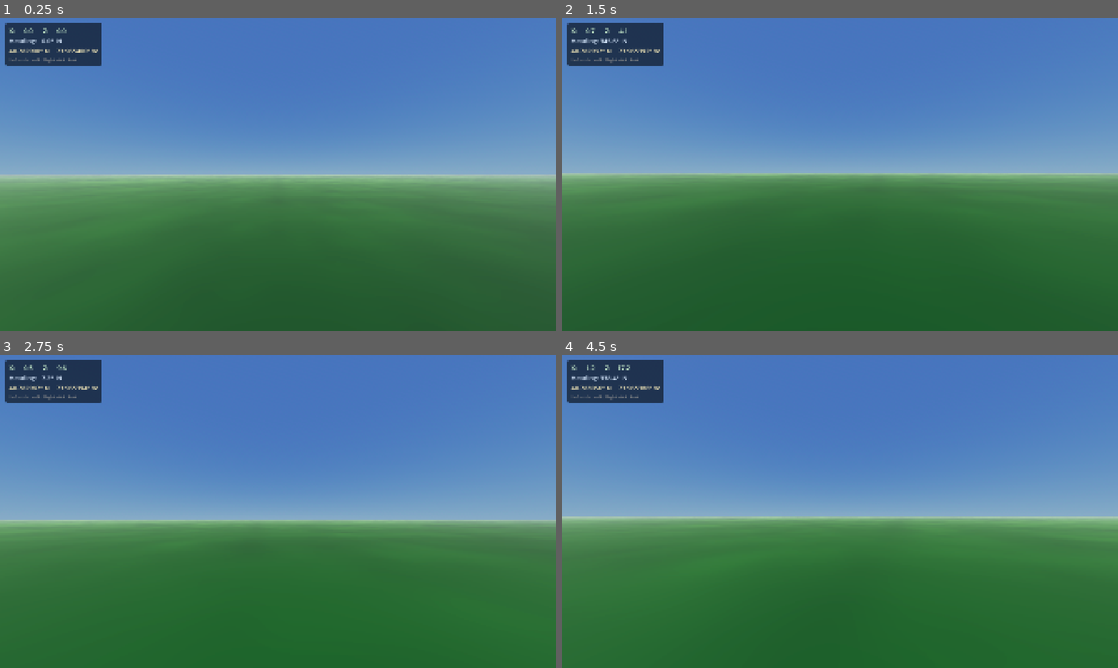
Above: before the commit, frames 1-4 (two rows, left to right).
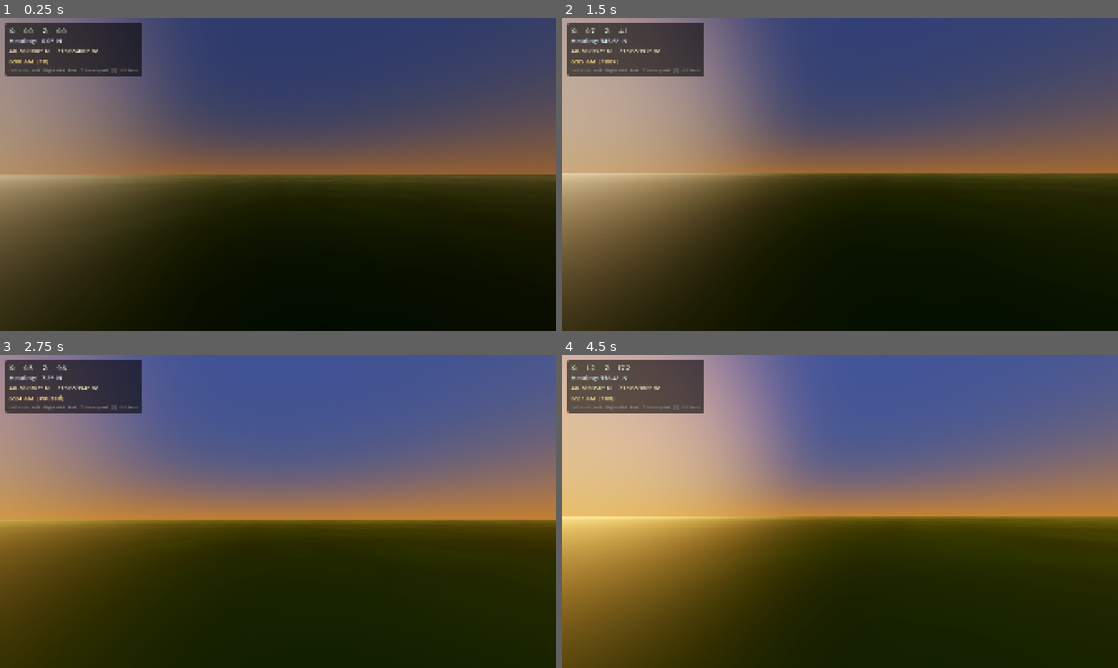
Above: after the commit, the same moments.

Repository: Central-Park-Walk/central-park-walk
Game: Godot game, scene res://main.tscn
Two runs of this game, one before a commit and one after it. Both use one fixed random seed, a clock stepped at 60 frames per second and the inputs below.
Inputs (mouse positions are in pixels of both pictures, inside the frame that each line leads up to):
- Up to frame 1 (0.25 s): no input
- Up to frame 2 (1.5 s): tap Enter at 0.5 s; move the mouse to (867, 174) at 0.52 s; hold W from 0.53 s (still down); tap T at 0.6, 1.35 s; tap Space at 1.25 s; move the mouse to (812, 174) at 1.27 s
- Up to frame 3 (2.75 s): keep holding W; tap Enter at 2 s; move the mouse to (289, 505) at 2.02 s; tap F at 2.1 s; tap T at 2.3 s
- Up to frame 4 (4.5 s): keep holding W; tap Space at 2.75, 4.25 s; move the mouse to (834, 517) at 2.77 s; tap T at 2.85, 3.6 s; tap Enter at 3.5 s; move the mouse to (878, 514) at 3.52 s; move the mouse to (795, 508) at 4.27 s; tap F at 4.35 s

The runs differ from the first frame. In frame 1, 100% of the frame differs, in the area x 0-100%, y 0-100%; in frame 2, 100%; in frame 3, 99%; in frame 4, 100%.

Commit message:
Add smooth day/night cycle with 5 keyframes and lamppost emission
Replaces hardcoded night-only lighting with a continuous time-of-day
system interpolating ~30 environment properties (sky colors, sun
angle/color/energy, ambient, glow, SSAO, fog, exposure, color grading,
lamppost emission) across pre-dawn, sunrise, noon, sunset, and night
keyframes. Controls: T cycles speed (1x/10x/100x/Paused), [/] nudge
±1 hour. HUD shows current time. Lampposts fade on at dusk, off at dawn.

Co-Authored-By: Claude Opus 4.6 <noreply@anthropic.com>

Diff:
--- a/main.gd
+++ b/main.gd
@@ -23,14 +23,36 @@
 var _heading_label: Label
 var _latlon_label:  Label
 
+# ---------------------------------------------------------------------------
+# Day/night cycle
+# ---------------------------------------------------------------------------
+var _time_of_day: float = 6.0        # hours [0..24), start at dawn
+var _time_speed: float  = 0.004      # game-hours per real-second (~100 min full cycle)
+var _time_speed_idx: int = 0
+const TIME_SPEEDS: Array = [0.004, 0.04, 0.4, 0.0]
+const TIME_SPEED_NAMES: Array = ["1x", "10x", "100x", "Paused"]
+
+var _env: Environment
+var _sky_mat: ProceduralSkyMaterial
+var _sun: DirectionalLight3D
+var _lamp_mat: StandardMaterial3D
+var _time_label: Label
+
+# 5 keyframes defining the full day/night cycle
+# Night (21→5) wraps seamlessly; 8 hours of steady darkness.
+var _keyframes: Array = []
+const _KF_HOURS: Array = [5.0, 6.5, 12.0, 19.0, 21.0]
+
 
 func _ready() -> void:
+	_build_keyframes()
 	_load_heightmap()
 	_setup_environment()
 	_setup_ground()
 	_setup_park()
 	_player = _setup_player()
 	_setup_hud()
+	_apply_time_of_day()
 	# Auto-screenshot for dev review (remove when done)
 	get_tree().create_timer(4.0).timeout.connect(_take_screenshot)
 
@@ -82,9 +104,17 @@
 
 
 # ---------------------------------------------------------------------------
-# Per-frame HUD update
-# ---------------------------------------------------------------------------
-func _process(_delta: float) -> void:
+# Per-frame update: time + HUD
+# ---------------------------------------------------------------------------
+func _process(delta: float) -> void:
+	# Advance clock
+	_time_of_day += _time_speed * delta
+	if _time_of_day >= 24.0:
+		_time_of_day -= 24.0
+	elif _time_of_day < 0.0:
+		_time_of_day += 24.0
+	_apply_time_of_day()
+
 	if not _player or not _coord_label:
 		return
 
@@ -102,10 +132,34 @@
 	var lon :=  REF_LON + ( pos.x / METRES_PER_DEG_LON)
 	_latlon_label.text  = "%.6f° N    %.6f° W" % [lat, absf(lon)]
 
+	# Time of day display
+	if _time_label:
+		var h12: int = int(_time_of_day) % 12
+		if h12 == 0:
+			h12 = 12
+		var mins: int = int(fmod(_time_of_day, 1.0) * 60.0)
+		var ampm: String = "AM" if _time_of_day < 12.0 else "PM"
+		_time_label.text = "%d:%02d %s  [%s]" % [h12, mins, ampm, TIME_SPEED_NAMES[_time_speed_idx]]
+
 
 func _compass_label(deg: float) -> String:
 	var labels := ["N", "NE", "E", "SE", "S", "SW", "W", "NW"]
 	return labels[int(fmod(deg + 22.5, 360.0) / 45.0) % 8]
+
+
+func _unhandled_input(event: InputEvent) -> void:
+	if not (event is InputEventKey and event.pressed):
+		return
+	if event.keycode == KEY_T:
+		_time_speed_idx = (_time_speed_idx + 1) % TIME_SPEEDS.size()
+		_time_speed = TIME_SPEEDS[_time_speed_idx]
+		print("Time speed: ", TIME_SPEED_NAMES[_time_speed_idx])
+	elif event.keycode == KEY_BRACKETLEFT:
+		_time_of_day = fmod(_time_of_day - 1.0 + 24.0, 24.0)
+		print("Time: %.1f h" % _time_of_day)
+	elif event.keycode == KEY_BRACKETRIGHT:
+		_time_of_day = fmod(_time_of_day + 1.0, 24.0)
+		print("Time: %.1f h" % _time_of_day)
 
 
 # ---------------------------------------------------------------------------
@@ -121,91 +175,344 @@
 	return ImageTexture.create_from_image(img)
 
 
-func _load_sky_material() -> Material:
-	var path := "res://textures/sky.hdr"
-	if FileAccess.file_exists(path):
-		var img := Image.load_from_file(path)
-		if img:
-			img.generate_mipmaps()
-			var tex := ImageTexture.create_from_image(img)
-			var pan := PanoramaSkyMaterial.new()
-			pan.panorama          = tex
-			pan.energy_multiplier = 0.6   # dim raw HDR to avoid blowout
-			print("Sky: loaded HDR panorama")
-			return pan
-	print("Sky: procedural fallback")
-	var proc := ProceduralSkyMaterial.new()
-	proc.sky_top_color        = Color(0.13, 0.40, 0.82)
-	proc.sky_horizon_color    = Color(0.58, 0.78, 0.96)
-	proc.ground_bottom_color  = Color(0.06, 0.14, 0.04)
-	proc.ground_horizon_color = Color(0.24, 0.42, 0.14)
-	proc.sun_angle_max        = 30.0
-	proc.sun_curve            = 0.06
-	return proc
-
-
 func _setup_environment() -> void:
-	var sky_mat: Material = _load_sky_material()
+	_sky_mat = ProceduralSkyMaterial.new()
 
 	var sky := Sky.new()
-	sky.sky_material = sky_mat
-
-	var env := Environment.new()
-	env.background_mode      = Environment.BG_SKY
-	env.sky                  = sky
-	env.ambient_light_source  = Environment.AMBIENT_SOURCE_SKY
-	env.ambient_light_energy  = 0.30   # was 0.45 — less fill light = more contrast
-	env.tonemap_mode          = Environment.TONE_MAPPER_FILMIC
-	env.tonemap_exposure      = 0.75   # pull down overall exposure
-	env.tonemap_white         = 6.0    # raise white point so highlights compress more gently
-	env.glow_enabled           = true
-	env.glow_intensity         = 0.28   # was 0.10 — sky/water highlights shimmer
-	env.glow_bloom             = 0.04   # was 0.01
-	env.glow_strength          = 1.2
-	env.glow_hdr_threshold     = 0.85
-	env.glow_hdr_luminance_cap = 2.0
-
-	# SSAO — contact shadows at tree bases, path edges, building corners
-	env.ssao_enabled   = true
-	env.ssao_radius    = 1.5
-	env.ssao_intensity = 2.0
-	env.ssao_power     = 1.8
-	env.ssao_detail    = 0.5
-
-	# SSIL — indirect light bounce (grass→tree bases, sky→path edges)
-	env.ssil_enabled   = true
-	env.ssil_radius    = 5.0
-	env.ssil_intensity = 1.2
-	env.ssil_sharpness = 0.98
-
-	# Color grading — richer park greens, snappier midtones
-	env.adjustment_enabled    = true
-	env.adjustment_saturation = 1.18
-	env.adjustment_contrast   = 1.06
-	env.adjustment_brightness = 0.98
-
-	# Atmospheric haze — cool NYC blue-grey, thickens toward horizon
-	env.fog_enabled           = true
-	env.fog_light_color       = Color(0.72, 0.78, 0.88)   # cool blue-grey
-	env.fog_light_energy      = 1.0
-	env.fog_sun_scatter       = 0.25   # subtle glow toward sun direction
-	env.fog_density           = 0.0018 # gentle — noticeable at ~400 m, heavy at ~1.5 km
-	env.fog_aerial_perspective = 0.6   # blend fog with sky at horizon for depth
-	env.fog_sky_affect        = 0.5    # also haze the sky dome slightly
+	sky.sky_material = _sky_mat
+
+	_env = Environment.new()
+	_env.background_mode       = Environment.BG_SKY
+	_env.sky                   = sky
+	_env.ambient_light_source  = Environment.AMBIENT_SOURCE_COLOR
+	_env.tonemap_mode          = Environment.TONE_MAPPER_FILMIC
+	_env.glow_enabled          = true
+	_env.ssao_enabled          = true
+	_env.ssao_detail           = 0.5
+	_env.ssil_enabled          = true
+	_env.ssil_radius           = 5.0
+	_env.ssil_sharpness        = 0.98
+	_env.adjustment_enabled    = true
+	_env.fog_enabled           = true
 
 	var world_env := WorldEnvironment.new()
-	world_env.environment = env
+	world_env.environment = _env
 	add_child(world_env)
 
-	var sun := DirectionalLight3D.new()
-	sun.rotation_degrees = Vector3(-55.0, -30.0, 0.0)
-	sun.light_energy     = 1.3
-	sun.light_color      = Color(1.00, 0.95, 0.85)
-	sun.shadow_enabled   = true
-	sun.directional_shadow_max_distance    = 300.0   # was ~100 — shadows visible further
-	sun.directional_shadow_split_1         = 0.08    # tighter near cascade = crisper close shadows
-	sun.directional_shadow_pancake_size    = 20.0
-	add_child(sun)
+	_sun = DirectionalLight3D.new()
+	_sun.shadow_enabled = true
+	_sun.directional_shadow_split_1      = 0.08
+	_sun.directional_shadow_pancake_size = 20.0
+	add_child(_sun)
+
+	print("Sky: day/night cycle — start 6:00 AM")
+
+
+# ---------------------------------------------------------------------------
+# Day/night keyframes
+# ---------------------------------------------------------------------------
+func _build_keyframes() -> void:
+	# ---- 5.0  Pre-dawn ----
+	_keyframes.append({
+		"hour": 5.0,
+		"sky_top":        Color(0.02, 0.03, 0.08),
+		"sky_horizon":    Color(0.10, 0.08, 0.14),
+		"gnd_bottom":     Color(0.01, 0.01, 0.02),
+		"gnd_horizon":    Color(0.06, 0.05, 0.10),
+		"sun_angle_max":  3.0,
+		"sun_curve":      0.01,
+		"ambient_color":  Color(0.06, 0.07, 0.14),
+		"ambient_energy": 0.25,
+		"exposure":       1.3,
+		"white":          5.0,
+		"glow_intensity": 0.6,
+		"glow_bloom":     0.10,
+		"glow_strength":  1.4,
+		"glow_threshold": 0.5,
+		"glow_cap":       3.0,
+		"ssao_radius":    2.0,
+		"ssao_intensity": 2.8,
+		"ssao_power":     2.0,
+		"ssil_intensity": 0.5,
+		"saturation":     0.55,
+		"contrast":       1.10,
+		"brightness":     0.92,
+		"fog_color":      Color(0.06, 0.07, 0.14),
+		"fog_energy":     0.5,
+		"fog_scatter":    0.05,
+		"fog_density":    0.0020,
+		"fog_aerial":     0.7,
+		"fog_sky_affect": 0.8,
+		"sun_energy":     0.6,
+		"sun_color":      Color(0.65, 0.72, 0.95),
+		"sun_pitch":      -10.0,
+		"sun_yaw":        -100.0,
+		"shadow_dist":    180.0,
+		"lamp_emission":  2.0,
+	})
+
+	# ---- 6.5  Sunrise / Golden hour ----
+	_keyframes.append({
+		"hour": 6.5,
+		"sky_top":        Color(0.20, 0.35, 0.65),
+		"sky_horizon":    Color(0.90, 0.55, 0.25),
+		"gnd_bottom":     Color(0.08, 0.06, 0.04),
+		"gnd_horizon":    Color(0.50, 0.35, 0.18),
+		"sun_angle_max":  5.0,
+		"sun_curve":      0.08,
+		"ambient_color":  Color(0.40, 0.30, 0.20),
+		"ambient_energy": 0.35,
+		"exposure":       0.85,
+		"white":          4.0,
+		"glow_intensity": 0.5,
+		"glow_bloom":     0.08,
+		"glow_strength":  1.2,
+		"glow_threshold": 0.8,
+		"glow_cap":       5.0,
+		"ssao_radius":    1.5,
+		"ssao_intensity": 2.0,
+		"ssao_power":     1.8,
+		"ssil_intensity": 0.7,
+		"saturation":     1.05,
+		"contrast":       1.08,
+		"brightness":     1.0,
+		"fog_color":      Color(0.55, 0.38, 0.22),
+		"fog_energy":     0.8,
+		"fog_scatter":    0.35,
+		"fog_density":    0.0015,
+		"fog_aerial":     0.6,
+		"fog_sky_affect": 0.5,
+		"sun_energy":     1.8,
+		"sun_color":      Color(1.0, 0.72, 0.38),
+		"sun_pitch":      -15.0,
+		"sun_yaw":        -95.0,
+		"shadow_dist":    250.0,
+		"lamp_emission":  0.0,
+	})
+
+	# ---- 12.0  Noon ----
+	_keyframes.append({
+		"hour": 12.0,
+		"sky_top":        Color(0.18, 0.38, 0.72),
+		"sky_horizon":    Color(0.50, 0.62, 0.80),
+		"gnd_bottom":     Color(0.10, 0.12, 0.08),
+		"gnd_horizon":    Color(0.35, 0.38, 0.30),
+		"sun_angle_max":  1.5,
+		"sun_curve":      0.15,
+		"ambient_color":  Color(0.35, 0.40, 0.50),
+		"ambient_energy": 0.30,
+		"exposure":       0.75,
+		"white":          3.5,
+		"glow_intensity": 0.3,
+		"glow_bloom":     0.05,
+		"glow_strength":  1.0,
+		"glow_threshold": 1.2,
+		"glow_cap":       8.0,
+		"ssao_radius":    1.5,
+		"ssao_intensity": 2.0,
+		"ssao_power":     1.8,
+		"ssil_intensity": 0.8,
+		"saturation":     1.0,
+		"contrast":       1.05,
+		"brightness":     1.0,
+		"fog_color":      Color(0.42, 0.48, 0.58),
+		"fog_energy":     1.0,
+		"fog_scatter":    0.15,
+		"fog_density":    0.0012,
+		"fog_aerial":     0.5,
+		"fog_sky_affect": 0.3,
+		"sun_energy":     2.2,
+		"sun_color":      Color(1.0, 0.96, 0.88),
+		"sun_pitch":      -55.0,
+		"sun_yaw":        -20.0,
+		"shadow_dist":    300.0,
+		"lamp_emission":  0.0,
+	})
+
+	# ---- 19.0  Sunset / Golden hour ----
+	_keyframes.append({
+		"hour": 19.0,
+		"sky_top":        Color(0.15, 0.22, 0.50),
+		"sky_horizon":    Color(0.92, 0.50, 0.20),
+		"gnd_bottom":     Color(0.06, 0.04, 0.03),
+		"gnd_horizon":    Color(0.45, 0.30, 0.15),
+		"sun_angle_max":  5.0,
+		"sun_curve":      0.08,
+		"ambient_color":  Color(0.35, 0.25, 0.18),
+		"ambient_energy": 0.32,
+		"exposure":       0.90,
+		"white":          4.0,
+		"glow_intensity": 0.5,
+		"glow_bloom":     0.10,
+		"glow_strength":  1.3,
+		"glow_threshold": 0.7,
+		"glow_cap":       5.0,
+		"ssao_radius":    1.8,
+		"ssao_intensity": 2.2,
+		"ssao_power":     1.9,
+		"ssil_intensity": 0.6,
+		"saturation":     1.08,
+		"contrast":       1.08,
+		"brightness":     0.98,
+		"fog_color":      Color(0.50, 0.35, 0.20),
+		"fog_energy":     0.8,
+		"fog_scatter":    0.40,
+		"fog_density":    0.0016,
+		"fog_aerial":     0.6,
+		"fog_sky_affect": 0.5,
+		"sun_energy":     1.6,
+		"sun_color":      Color(1.0, 0.65, 0.30),
+		"sun_pitch":      -12.0,
+		"sun_yaw":        95.0,
+		"shadow_dist":    220.0,
+		"lamp_emission":  0.5,
+	})
+
+	# ---- 21.0  Night ----
+	_keyframes.append({
+		"hour": 21.0,
+		"sky_top":        Color(0.01, 0.015, 0.04),
+		"sky_horizon":    Color(0.03, 0.04, 0.08),
+		"gnd_bottom":     Color(0.005, 0.008, 0.012),
+		"gnd_horizon":    Color(0.02, 0.03, 0.06),
+		"sun_angle_max":  3.0,
+		"sun_curve":      0.01,
+		"ambient_color":  Color(0.05, 0.06, 0.12),
+		"ambient_energy": 0.25,
+		"exposure":       1.4,
+		"white":          5.0,
+		"glow_intensity": 0.6,
+		"glow_bloom":     0.12,
+		"glow_strength":  1.5,
+		"glow_threshold": 0.5,
+		"glow_cap":       3.0,
+		"ssao_radius":    2.0,
+		"ssao_intensity": 3.0,
+		"ssao_power":     2.0,
+		"ssil_intensity": 0.6,
+		"saturation":     0.55,
+		"contrast":       1.12,
+		"brightness":     0.92,
+		"fog_color":      Color(0.06, 0.08, 0.14),
+		"fog_energy":     0.5,
+		"fog_scatter":    0.05,
+		"fog_density":    0.0020,
+		"fog_aerial":     0.7,
+		"fog_sky_affect": 0.8,
+		"sun_energy":     0.8,
+		"sun_color":      Color(0.70, 0.78, 1.00),
+		"sun_pitch":      -65.0,
+		"sun_yaw":        40.0,
+		"shadow_dist":    200.0,
+		"lamp_emission":  2.0,
+	})
+
+
+func _find_keyframe_pair(hour: float) -> Array:
+	## Returns [kf_a: Dictionary, kf_b: Dictionary, t: float]
+	var n: int = _keyframes.size()
+	for i in n:
+		var ha: float = float(_keyframes[i]["hour"])
+		var j: int = (i + 1) % n
+		var hb: float = float(_keyframes[j]["hour"])
+		# Handle wrap-around (night 21→pre-dawn 5 spans midnight)
+		var span: float
+		var off: float
+		if hb <= ha:
+			# Wrapping pair (e.g. 21→5 = 8 hours through midnight)
+			span = (hb + 24.0) - ha
+			if hour >= ha:
+				off = hour - ha
+			else:
+				off = (hour + 24.0) - ha
+		else:
+			span = hb - ha
+			off = hour - ha
+		if off >= 0.0 and off < span:
+			var t: float = off / span
+			return [_keyframes[i], _keyframes[j], t]
+	# Fallback (should not happen)
+	return [_keyframes[0], _keyframes[0], 0.0]
+
+
+func _lerp_kf(key: String, a: Dictionary, b: Dictionary, t: float):
+	var va = a[key]
+	var vb = b[key]
+	if va is Color:
+		return (va as Color).lerp(vb as Color, t)
+	else:
+		return lerpf(float(va), float(vb), t)
+
+
+func _apply_time_of_day() -> void:
+	if not _env or not _sky_mat or not _sun:
+		return
+	var pair: Array = _find_keyframe_pair(_time_of_day)
+	var a: Dictionary = pair[0]
+	var b: Dictionary = pair[1]
+	var t: float = float(pair[2])
+
+	# Sky material
+	_sky_mat.sky_top_color        = _lerp_kf("sky_top", a, b, t)
+	_sky_mat.sky_horizon_color    = _lerp_kf("sky_horizon", a, b, t)
+	_sky_mat.ground_bottom_color  = _lerp_kf("gnd_bottom", a, b, t)
+	_sky_mat.ground_horizon_color = _lerp_kf("gnd_horizon", a, b, t)
+	_sky_mat.sun_angle_max        = _lerp_kf("sun_angle_max", a, b, t)
+	_sky_mat.sun_curve            = _lerp_kf("sun_curve", a, b, t)
+
+	# Ambient
+	_env.ambient_light_color  = _lerp_kf("ambient_color", a, b, t)
+	_env.ambient_light_energy = _lerp_kf("ambient_energy", a, b, t)
+
+	# Tonemapping
+	_env.tonemap_exposure = _lerp_kf("exposure", a, b, t)
+	_env.tonemap_white    = _lerp_kf("white", a, b, t)
+
+	# Glow
+	_env.glow_intensity         = _lerp_kf("glow_intensity", a, b, t)
+	_env.glow_bloom             = _lerp_kf("glow_bloom", a, b, t)
+	_env.glow_strength          = _lerp_kf("glow_strength", a, b, t)
+	_env.glow_hdr_threshold     = _lerp_kf("glow_threshold", a, b, t)
+	_env.glow_hdr_luminance_cap = _lerp_kf("glow_cap", a, b, t)
+
+	# SSAO
+	_env.ssao_radius    = _lerp_kf("ssao_radius", a, b, t)
+	_env.ssao_intensity = _lerp_kf("ssao_intensity", a, b, t)
+	_env.ssao_power     = _lerp_kf("ssao_power", a, b, t)
+
+	# SSIL
+	_env.ssil_intensity = _lerp_kf("ssil_intensity", a, b, t)
+
+	# Colour grading
+	_env.adjustment_saturation = _lerp_kf("saturation", a, b, t)
+	_env.adjustment_contrast   = _lerp_kf("contrast", a, b, t)
+	_env.adjustment_brightness = _lerp_kf("brightness", a, b, t)
+
+	# Fog
+	_env.fog_light_color       = _lerp_kf("fog_color", a, b, t)
+	_env.fog_light_energy      = _lerp_kf("fog_energy", a, b, t)
+	_env.fog_sun_scatter       = _lerp_kf("fog_scatter", a, b, t)
+	_env.fog_density           = _lerp_kf("fog_density", a, b, t)
+	_env.fog_aerial_perspective = _lerp_kf("fog_aerial", a, b, t)
+	_env.fog_sky_affect        = _lerp_kf("fog_sky_affect", a, b, t)
+
+	# Sun / moon directional light
+	_sun.light_energy    = _lerp_kf("sun_energy", a, b, t)
+	_sun.light_color     = _lerp_kf("sun_color", a, b, t)
+	var pitch: float     = _lerp_kf("sun_pitch", a, b, t)
+	var yaw: float       = _lerp_kf("sun_yaw", a, b, t)
+	_sun.rotation_degrees = Vector3(pitch, yaw, 0.0)
+	_sun.directional_shadow_max_distance = _lerp_kf("shadow_dist", a, b, t)
+
+	# Lamppost emission
+	if _lamp_mat:
+		var em: float = _lerp_kf("lamp_emission", a, b, t)
+		_lamp_mat.emission_energy_multiplier = em
+		# Fade albedo brightness slightly when lamps are off (daytime)
+		if em < 0.01:
+			_lamp_mat.emission = Color(0.0, 0.0, 0.0)
+		else:
+			_lamp_mat.emission = Color(1.0, 0.85, 0.45) * em
 
 
 
@@ -456,6 +763,9 @@
 	if not _hm_data.is_empty():
 		loader.set_heightmap(_hm_data, _hm_width, _hm_depth, _hm_world_size)
 	add_child(loader)
+	# Grab lamppost material for day/night emission control
+	if loader.lamppost_material:
+		_lamp_mat = loader.lamppost_material
 
 
 # ---------------------------------------------------------------------------
@@ -515,8 +825,14 @@
 	_latlon_label.add_theme_color_override("font_color", Color(1.00, 0.95, 0.75))
 	vbox.add_child(_latlon_label)
 
+	_time_label = Label.new()
+	_time_label.text = "6:00 AM  [1x]"
+	_time_label.add_theme_font_size_override("font_size", 22)
+	_time_label.add_theme_color_override("font_color", Color(1.0, 0.88, 0.55))
+	vbox.add_child(_time_label)
+
 	var hint := Label.new()
-	hint.text = "Left stick: walk   Right stick: look"
+	hint.text = "Left stick: walk   Right stick: look   T: time speed   [/]: +/-1 hour"
 	hint.add_theme_font_size_override("font_size", 15)
 	hint.add_theme_color_override("font_color", Color(0.55, 0.55, 0.55))
 	vbox.add_child(hint)
--- a/park_loader.gd
+++ b/park_loader.gd
@@ -37,6 +37,9 @@
 
 # Slope threshold for furniture placement
 const BENCH_MAX_SLOPE := 0.27  # tan(~15°) — skip benches on steeper terrain
+
+# Exposed for day/night cycle (main.gd writes emission at runtime)
+var lamppost_material: StandardMaterial3D
 
 
 # ---------------------------------------------------------------------------
@@ -4541,6 +4544,10 @@
 	lamp_mat.albedo_color = Color(0.12, 0.16, 0.10)
 	lamp_mat.roughness    = 0.55
 	lamp_mat.metallic     = 0.3
+	lamp_mat.emission_enabled = true
+	lamp_mat.emission         = Color(1.0, 0.85, 0.45)  # warm yellow glow
+	lamp_mat.emission_energy_multiplier = 2.0
+	lamppost_material = lamp_mat
 
 	var bench_mat := StandardMaterial3D.new()
 	bench_mat.albedo_color = Color(0.35, 0.22, 0.12)
